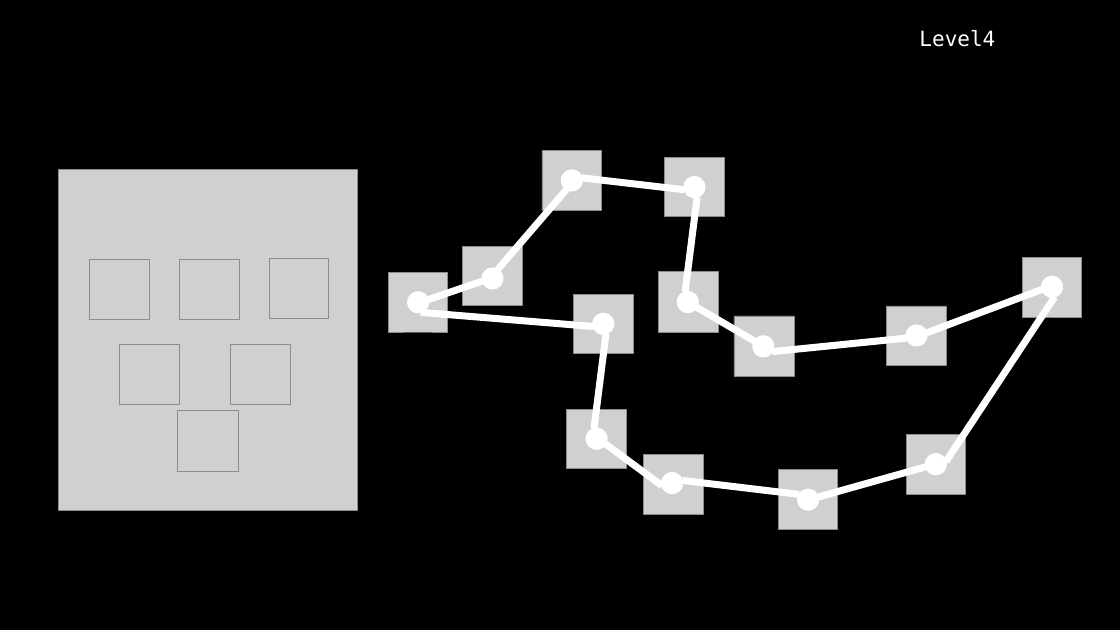
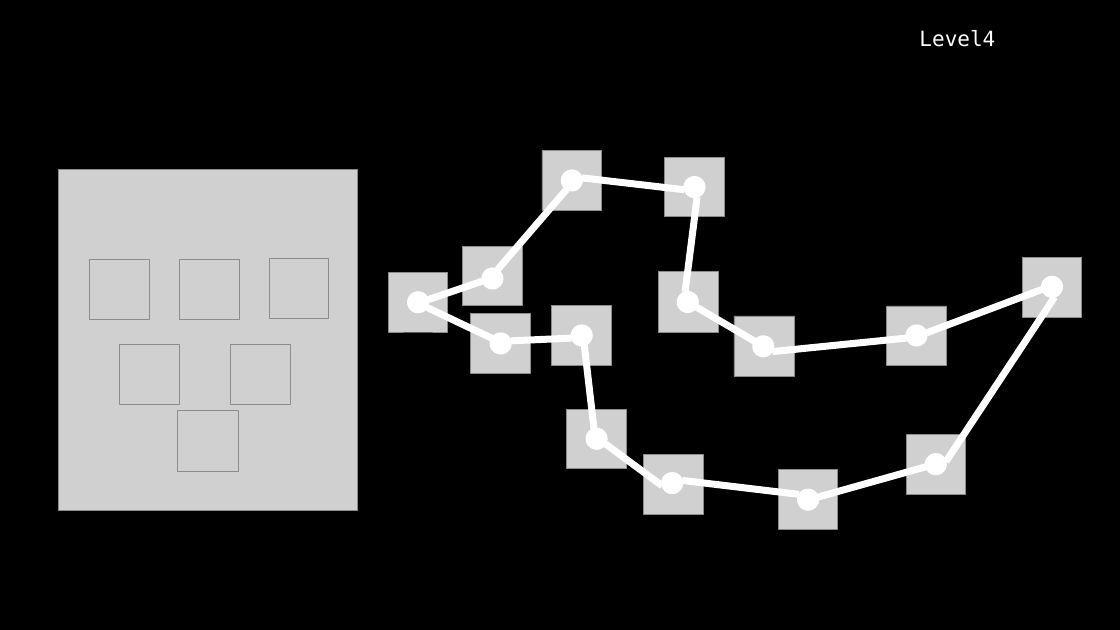
Before and after one commit to jaimecantu/hackmit2020, a slide deck: slide 9 of interface.pptx. Drawn at 1120x630 pixels with LibreOffice and Linux fonts; fonts in the diff are those of the drawing; grey boxes stand for pictures. Boxes give left, top, right and bottom in pixels: in the first picture for what was removed or moved away, otherwise in the second. Text is boxed around its words. In the diff, an @@ line names an element or a change of style, - is before the commit and + after.

```diff
--- a/interface.pptx
+++ b/interface.pptx
@@ line added from (492, 339) to (428, 308), #FFFFFF 6 pt @@
@@ picture added at bbox=[471, 313, 530, 373] @@
@@ ellipse added at bbox=[487, 329, 516, 358], fill #FFFFFF, outline #FFFFFF 1 pt @@
@@ picture: place and size @@
-picture at bbox=[574, 294, 634, 354]
+picture at bbox=[552, 306, 612, 365]
@@ ellipse: place and size @@
-ellipse at bbox=[589, 310, 618, 338]
+ellipse at bbox=[567, 321, 596, 350]
@@ line moved from (593, 327) - (421, 313) to (571, 339) - (511, 341) @@
@@ line moved from (594, 429) - (606, 334) to (594, 429) - (585, 345) @@
```
Also in this commit, not shown: 1 other slide changed, 17 other files.
